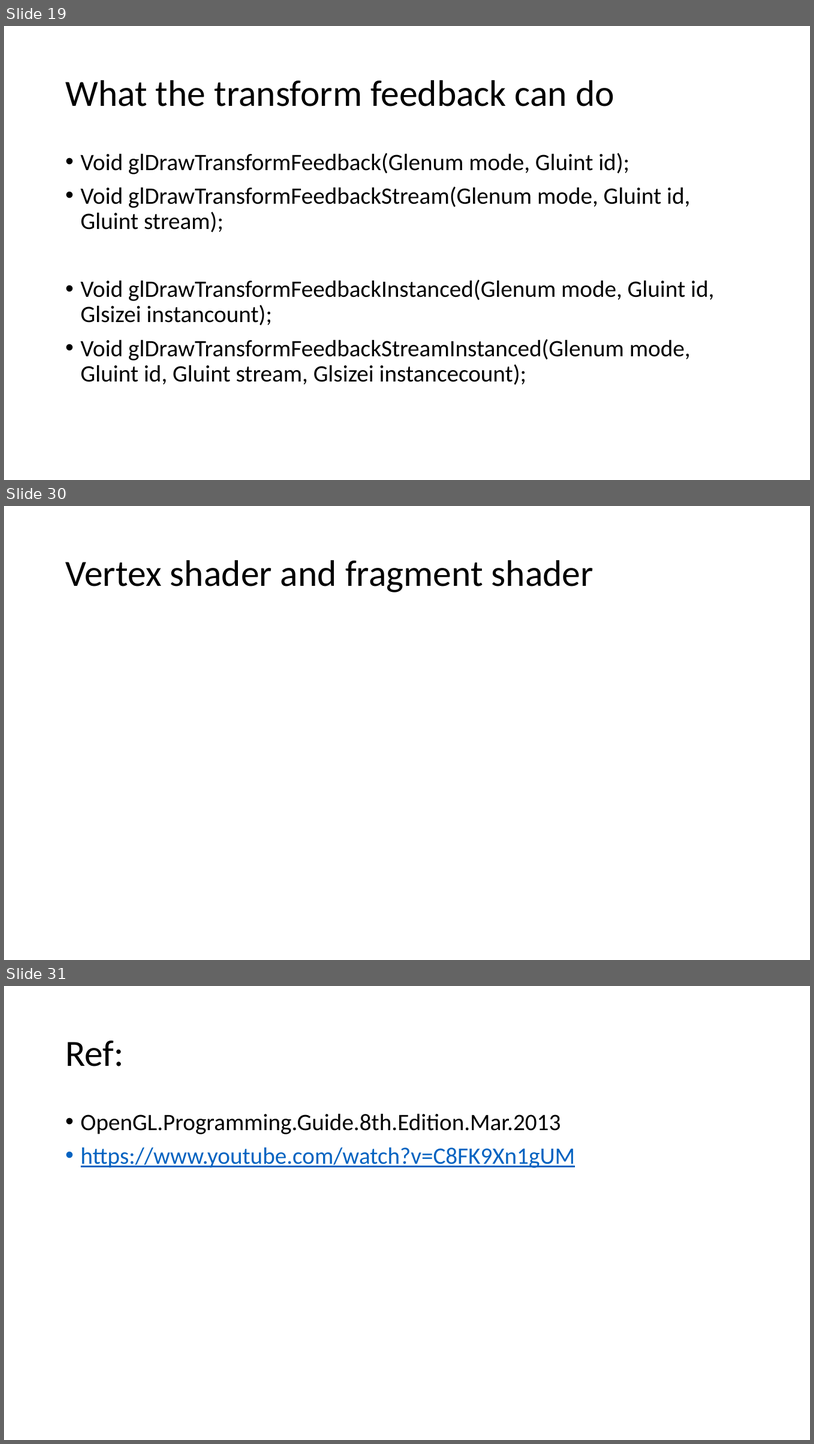
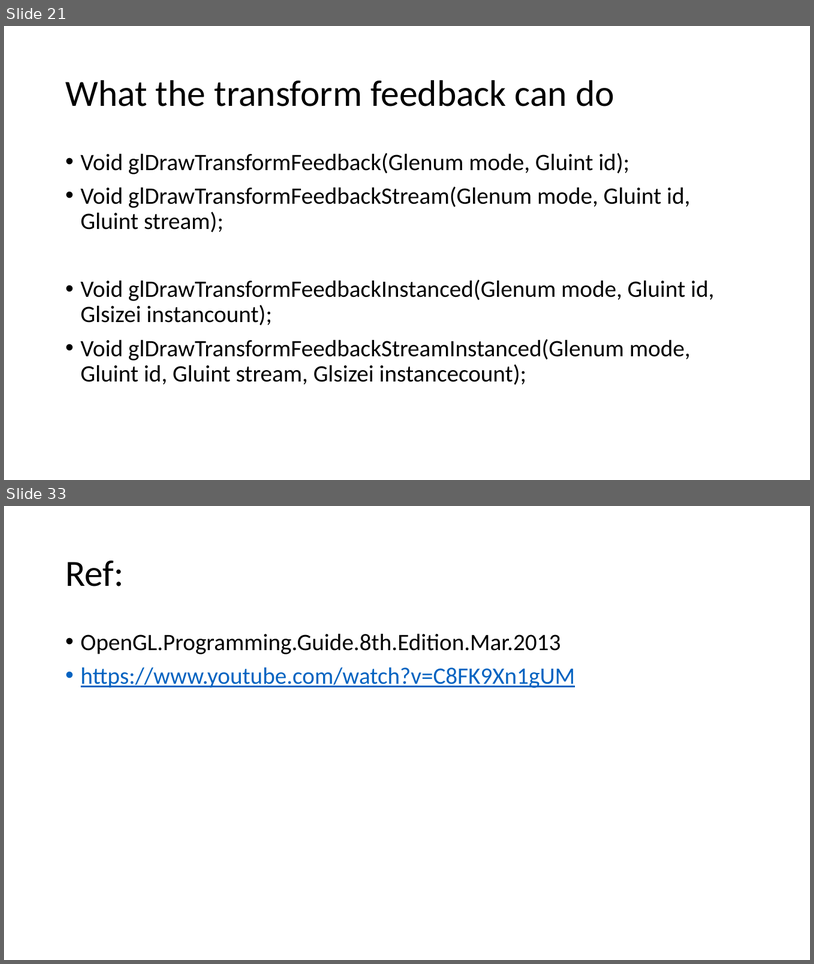
Before and after one commit to easyfly007/opengl_programming_guide, a slide deck: OpenGLProgrammingGuide_10_yifeih.pptx. Shown one above the other, each under a label of ours: slides 19, 30 and 31 before the commit, slides 21 and 33 after it; the slides between them are not shown. The pictures are 814x1444 and 814x964 pixels, drawn with LibreOffice and Linux fonts; fonts in the diff are those of the drawing. Boxes give left, top, right and bottom in pixels: in the first picture for what was removed or moved away, otherwise in the second. Text is boxed around its words. In the diff, an @@ line names an element or a change of style, - is before the commit and + after.

```diff
--- a/OpenGLProgrammingGuide_10_yifeih.pptx
+++ b/OpenGLProgrammingGuide_10_yifeih.pptx
@@ slide 30 removed at <box>4,506,810,960</box>, background #FFFFFF @@
@@ title removed at <box>65,560,594,592</box> @@
-Vertex shader and fragment shader
@@ what was slide 19 is now slide 21 @@
@@ what was slide 31 is now slide 33 @@
```
Also in this commit, not shown: 5 slides changed, 14 slides added, 11 other slides removed.
